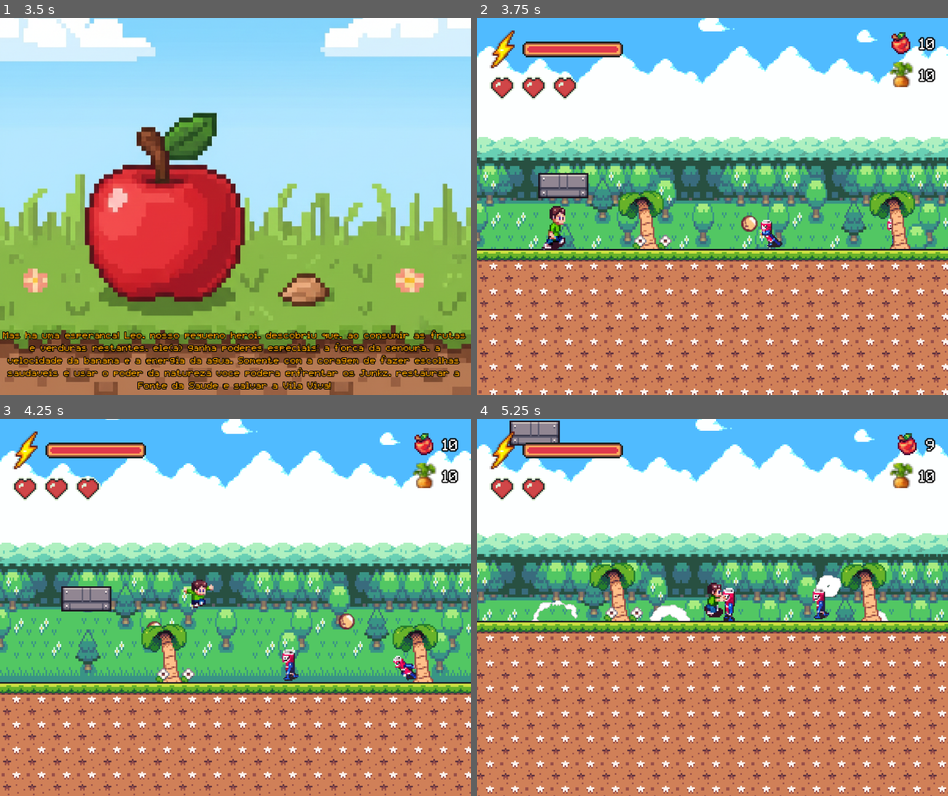
Above: before the commit, frames 1-4 (two rows, left to right).
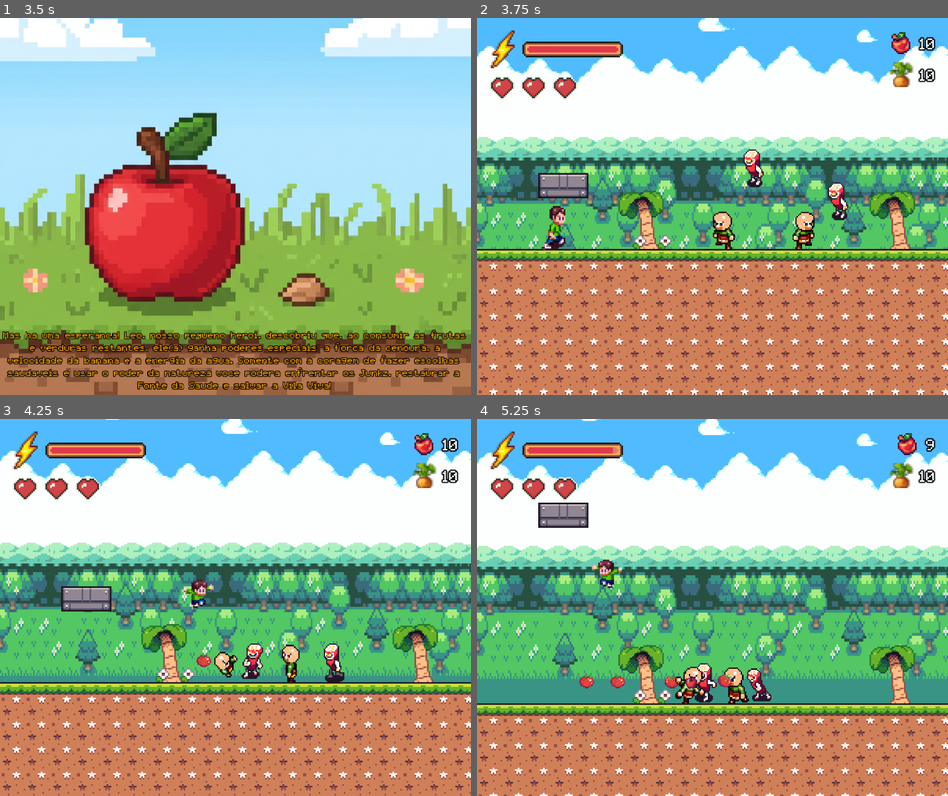
Above: after the commit, the same moments.

Repository: JoaoV4C/MissaoVidaSaudavel
Game: Godot game, scene res://scene/tilescreen.tscn
The game is run twice, just before and just after one commit, with the same random seed, the same clock (stepped at 60 frames per second) and the same inputs.
Inputs (mouse positions are in pixels of both pictures, inside the frame that each line leads up to):
- Up to frame 1 (3.5 s): click "START" at 0.5 s; tap Enter (ui_accept) at 1.25, 2, 2.75 s; move the mouse to (339, 187) at 1.27 s; hold S (duck) 1.28-2.03 s; hold D (right) 1.28-2.78 s; tap W (jump) at 1.52, 2.27 s; move the mouse to (141, 225) at 2.02 s; click (141, 225) at 2.1 s; move the mouse to (282, 123) at 2.77 s; hold A (left) from 2.78 s (still down); tap Q (switch_weapon) at 2.85 s
- Up to frame 2 (3.75 s): tap Enter (ui_accept) at 3.5 s; move the mouse to (688, 281) at 3.52 s; release A (left) at 3.53 s; hold D (right) from 3.53 s (still down); tap S (duck) at 3.6 s
- Up to frame 3 (4.25 s): keep holding D (right); tap W (jump) at 3.77 s
- Up to frame 4 (5.25 s): move the mouse to (853, 664) at 4.27 s; click (853, 664) at 4.35 s; tap W (jump) at 4.52 s; move the mouse to (571, 550) at 5.02 s; release D (right) at 5.03 s; hold A (left) from 5.03 s (still down); tap Q (switch_weapon) at 5.1 s

Frame 1 is identical in both runs. In frame 2, 1.7% of the frame differs, in the area x 50-89%, y 34-62%; in frame 3, 1.6%; in frame 4, 56%, in the area x 0-100%, y 0-100%.

Commit message:
feat: enemies drop itens

Diff:
--- /dev/null
+++ b/entities/apple_collectible.tscn
@@ -0,0 +1,24 @@
+[gd_scene load_steps=3 format=3 uid="uid://bqm8xj2k5nfpa"]
+
+[ext_resource type="Script" path="res://scripts/apple_collectible.gd" id="1_apple"]
+[ext_resource type="Texture2D" uid="uid://x0xywg1ijdvs" path="res://sprites/General Tiles/Fruit+.png" id="2_apple"]
+
+[sub_resource type="CircleShape2D" id="CircleShape2D_apple"]
+radius = 6.0
+
+[node name="AppleCollectible" type="Area2D"]
+collision_layer = 0
+collision_mask = 2
+script = ExtResource("1_apple")
+
+[node name="CollisionShape2D" type="CollisionShape2D" parent="."]
+shape = SubResource("CircleShape2D_apple")
+
+[node name="Sprite2D" type="Sprite2D" parent="."]
+scale = Vector2(0.5, 0.5)
+texture = ExtResource("2_apple")
+region_enabled = true
+region_rect = Rect2(0, 16, 16, 16)
+
+[connection signal="area_entered" from="." to="." method="_on_area_entered"]
+[connection signal="body_entered" from="." to="." method="_on_body_entered"]
--- /dev/null
+++ b/entities/carrot_collectible.tscn
@@ -0,0 +1,23 @@
+[gd_scene load_steps=4 format=3 uid="uid://cmucteyo38nep"]
+
+[ext_resource type="Script" uid="uid://oirrb78u84l1" path="res://scripts/carrot_collectible.gd" id="1_carrot"]
+[ext_resource type="Texture2D" uid="uid://bvnvktmhmfw" path="res://sprites/General Tiles/carrot.png" id="2_7ybrn"]
+
+[sub_resource type="CircleShape2D" id="CircleShape2D_carrot"]
+radius = 6.0
+
+[node name="CarrotCollectible" type="Area2D"]
+collision_layer = 0
+collision_mask = 2
+script = ExtResource("1_carrot")
+
+[node name="CollisionShape2D" type="CollisionShape2D" parent="."]
+shape = SubResource("CircleShape2D_carrot")
+
+[node name="Sprite2D" type="Sprite2D" parent="."]
+position = Vector2(-1, 0)
+scale = Vector2(0.53125, 0.53125)
+texture = ExtResource("2_7ybrn")
+
+[connection signal="area_entered" from="." to="." method="_on_area_entered"]
+[connection signal="body_entered" from="." to="." method="_on_body_entered"]
--- /dev/null
+++ b/entities/life_collectible.tscn
@@ -0,0 +1,23 @@
+[gd_scene load_steps=4 format=3 uid="uid://c4kqwj5xbfgxi"]
+
+[ext_resource type="Script" uid="uid://csksjhhwepua3" path="res://scripts/life_collectible.gd" id="1_cj8g3"]
+[ext_resource type="Texture2D" uid="uid://bul728afcma7d" path="res://sprites/Seasonal Tilesets/7 - Hud/hearts_hud.png" id="2_37avk"]
+
+[sub_resource type="CircleShape2D" id="CircleShape2D_apple"]
+radius = 6.0
+
+[node name="Lifeollectible" type="Area2D"]
+collision_layer = 0
+collision_mask = 2
+script = ExtResource("1_cj8g3")
+
+[node name="CollisionShape2D" type="CollisionShape2D" parent="."]
+shape = SubResource("CircleShape2D_apple")
+
+[node name="Sprite2D" type="Sprite2D" parent="."]
+position = Vector2(2.98023e-08, 2.98023e-08)
+scale = Vector2(0.6875, 0.6875)
+texture = ExtResource("2_37avk")
+
+[connection signal="area_entered" from="." to="." method="_on_area_entered"]
+[connection signal="body_entered" from="." to="." method="_on_body_entered"]
--- a/scene/tropic.tscn
+++ b/scene/tropic.tscn
@@ -11,7 +11,9 @@
 [ext_resource type="Texture2D" uid="uid://8clgcsqv5vkj" path="res://sprites/Seasonal Tilesets/1 - Grassland/Background parts/1 - Foreground_scenery.png" id="8_xflqb"]
 [ext_resource type="PackedScene" uid="uid://cdtr6sp6pckop" path="res://entities/camera.tscn" id="9_34ia6"]
 [ext_resource type="PackedScene" uid="uid://nm82sifvd23i" path="res://entities/level_end.tscn" id="10_d18o5"]
+[ext_resource type="PackedScene" uid="uid://bes2p46skt65p" path="res://entities/burger.tscn" id="11_t8vtq"]
 [ext_resource type="PackedScene" uid="uid://7dkaekrflgga" path="res://entities/moving_platform.tscn" id="14_xflqb"]
+[ext_resource type="PackedScene" uid="uid://le3qaug4duqu" path="res://entities/fries.tscn" id="14_xnncp"]
 [ext_resource type="Texture2D" uid="uid://bisx3qseefq0j" path="res://sprites/Seasonal Tilesets/7 - Hud/apple_hud.png" id="15_mjtd1"]
 [ext_resource type="Texture2D" uid="uid://2keardv4cidw" path="res://sprites/Seasonal Tilesets/7 - Hud/healthbarUnder.png" id="16_b78wb"]
 [ext_resource type="Texture2D" uid="uid://2ep5330sou7q" path="res://sprites/Seasonal Tilesets/7 - Hud/lightning.png" id="16_kajwn"]
@@ -19,7 +21,6 @@
 [ext_resource type="Texture2D" uid="uid://cqua7p3ba3sss" path="res://sprites/Seasonal Tilesets/7 - Hud/healthbarProgress.png" id="17_kajwn"]
 [ext_resource type="Texture2D" uid="uid://cbl0dfghm2m3t" path="res://sprites/Seasonal Tilesets/7 - Hud/carrot.png" id="18_3eg8f"]
 [ext_resource type="Texture2D" uid="uid://bul728afcma7d" path="res://sprites/Seasonal Tilesets/7 - Hud/hearts_hud.png" id="19_uehjn"]
-[ext_resource type="PackedScene" uid="uid://d1ml4tvjjx6bl" path="res://entities/sodaz.tscn" id="20_ovcmj"]
 [ext_resource type="Script" uid="uid://2wiujebc8t6s" path="res://scripts/ammo_display.gd" id="ammo_display_script"]
 [ext_resource type="Script" uid="uid://btbt1vv6as2jn" path="res://scripts/energy_bar.gd" id="energy_bar_script"]
 [ext_resource type="Script" uid="uid://dfkv1b2fk8lgc" path="res://scripts/hp_container.gd" id="hp_container_script"]
@@ -172,14 +173,14 @@
 [node name="Player" parent="." instance=ExtResource("1_bmxgx")]
 position = Vector2(43, 161)
 
-[node name="Sodaz" parent="." instance=ExtResource("20_ovcmj")]
-position = Vector2(355, 151)
-
-[node name="Sodaz2" parent="." instance=ExtResource("20_ovcmj")]
-position = Vector2(278, 156)
-
-[node name="Sodaz3" parent="." instance=ExtResource("20_ovcmj")]
-position = Vector2(189, 156)
+[node name="Burger" parent="." instance=ExtResource("11_t8vtq")]
+position = Vector2(207, 146)
+
+[node name="Fries" parent="." instance=ExtResource("14_xnncp")]
+position = Vector2(231, 124)
+
+[node name="Fries2" parent="." instance=ExtResource("14_xnncp")]
+position = Vector2(188, 103)
 
 [node name="LevelEnd" parent="." instance=ExtResource("10_d18o5")]
 position = Vector2(541, 139)
@@ -309,6 +310,9 @@
 script = ExtResource("ammo_display_script")
 ammo_type = "carrots"
 
+[node name="Burger2" parent="." instance=ExtResource("11_t8vtq")]
+position = Vector2(169, 146)
+
 [editable path="LevelEnd"]
 [editable path="MovingPlatform"]
 [editable path="MovingPlatform2"]
--- /dev/null
+++ b/scripts/apple_collectible.gd
@@ -0,0 +1,18 @@
+extends Area2D
+
+func _ready():
+	add_to_group("AppleCollectible")
+
+func _on_area_entered(area: Area2D) -> void:
+	var parent = area.get_parent()
+	if parent and parent.is_in_group("Player"):
+		collect(parent)
+
+func _on_body_entered(body: Node2D) -> void:
+	if body.is_in_group("Player"):
+		collect(body)
+
+func collect(_player):
+	Globals.apples += 1
+	print("[APPLE_COLLECTIBLE] Coletado! Maçãs: ", Globals.apples)
+	queue_free()
--- a/scripts/burger.gd
+++ b/scripts/burger.gd
@@ -7,6 +7,9 @@
 }
 
 const SPINNING_PROJECT = preload("res://entities/tomato.tscn")
+const APPLE_COLLECTIBLE = preload("res://entities/apple_collectible.tscn")
+const CARROT_COLLECTIBLE = preload("res://entities/carrot_collectible.tscn")
+const LIFE_COLLECTIBLE = preload("res://entities/life_collectible.tscn")
 
 @onready var anim: AnimatedSprite2D = $AnimatedSprite2D
 @onready var hitbox: Area2D = $Hitbox
@@ -137,12 +140,35 @@
 	print("[BURGER] Took ", damage, " damage. Health: ", health, "/", MAX_HEALTH)
 
 	if health <= 0:
+		drop_item()
 		go_to_hurt_state()
 	else:
 		# Piscar para indicar dano
 		modulate = Color(1, 0.5, 0.5)
 		await get_tree().create_timer(0.1).timeout
 		modulate = Color(1, 1, 1)
+
+func drop_item():
+	# 30% de chance de dropar vida
+	if randf() < 0.3:
+		var life = LIFE_COLLECTIBLE.instantiate()
+		get_parent().add_child(life)
+		life.global_position = global_position
+		print("[BURGER] Dropou vida na posição: ", global_position)
+		return
+
+	# 75% de chance de dropar apple ou carrot
+	if randf() < 0.75:
+		var item
+		if randf() < 0.5:
+			item = APPLE_COLLECTIBLE.instantiate()
+			print("[BURGER] Dropou apple na posição: ", global_position)
+		else:
+			item = CARROT_COLLECTIBLE.instantiate()
+			print("[BURGER] Dropou carrot na posição: ", global_position)
+
+		get_parent().add_child(item)
+		item.global_position = global_position
 
 func throw_tomato():
 	var new_tomato = SPINNING_PROJECT.instantiate()
--- /dev/null
+++ b/scripts/carrot_collectible.gd
@@ -0,0 +1,18 @@
+extends Area2D
+
+func _ready():
+	add_to_group("CarrotCollectible")
+
+func _on_area_entered(area: Area2D) -> void:
+	var parent = area.get_parent()
+	if parent and parent.is_in_group("Player"):
+		collect(parent)
+
+func _on_body_entered(body: Node2D) -> void:
+	if body.is_in_group("Player"):
+		collect(body)
+
+func collect(_player):
+	Globals.carrots += 1
+	print("[CARROT_COLLECTIBLE] Coletado! Cenouras: ", Globals.carrots)
+	queue_free()
--- a/scripts/carrot_projectile.gd
+++ b/scripts/carrot_projectile.gd
@@ -34,13 +34,21 @@
 	if area.is_in_group("Player") or (parent and parent.is_in_group("Player")):
 		return
 
-	# Se acertou um inimigo, causar dano e destruir
+	# Se acertou o hitbox de um inimigo, causar dano e destruir
 	if area.is_in_group("Enemies"):
 		has_hit = true
 		var enemy = area.get_parent()
 		if enemy and enemy.has_method("take_damage"):
 			enemy.take_damage(100)
 			print("[CARROT] Causou 100 de dano ao inimigo!")
+		queue_free()
+		return
+
+	# Verificar se o parent da area é um inimigo (alternativa)
+	if parent and parent.has_method("take_damage"):
+		has_hit = true
+		parent.take_damage(100)
+		print("[CARROT] Causou 100 de dano ao inimigo!")
 		queue_free()
 		return
 
--- a/scripts/fries.gd
+++ b/scripts/fries.gd
@@ -7,6 +7,9 @@
 }
 
 const SPINNING_PROJECT = preload("res://entities/tomato.tscn")
+const APPLE_COLLECTIBLE = preload("res://entities/apple_collectible.tscn")
+const CARROT_COLLECTIBLE = preload("res://entities/carrot_collectible.tscn")
+const LIFE_COLLECTIBLE = preload("res://entities/life_collectible.tscn")
 
 @onready var anim: AnimatedSprite2D = $AnimatedSprite2D
 @onready var hitbox: Area2D = $Hitbox
@@ -136,12 +139,35 @@
 	print("[FRIES] Took ", damage, " damage. Health: ", health, "/", MAX_HEALTH)
 
 	if health <= 0:
+		drop_item()
 		go_to_hurt_state()
 	else:
 		# Piscar para indicar dano
 		modulate = Color(1, 0.5, 0.5)
 		await get_tree().create_timer(0.1).timeout
 		modulate = Color(1, 1, 1)
+
+func drop_item():
+	# 30% de chance de dropar vida
+	if randf() < 0.3:
+		var life = LIFE_COLLECTIBLE.instantiate()
+		get_parent().add_child(life)
+		life.global_position = global_position
+		print("[FRIES] Dropou vida na posição: ", global_position)
+		return
+
+	# 75% de chance de dropar apple ou carrot
+	if randf() < 0.75:
+		var item
+		if randf() < 0.5:
+			item = APPLE_COLLECTIBLE.instantiate()
+			print("[FRIES] Dropou apple na posição: ", global_position)
+		else:
+			item = CARROT_COLLECTIBLE.instantiate()
+			print("[FRIES] Dropou carrot na posição: ", global_position)
+
+		get_parent().add_child(item)
+		item.global_position = global_position
 
 func throw_tomato():
 	var new_tomato = SPINNING_PROJECT.instantiate()
--- /dev/null
+++ b/scripts/life_collectible.gd
@@ -0,0 +1,21 @@
+extends Area2D
+
+func _ready():
+	add_to_group("LifeCollectible")
+
+func _on_area_entered(area: Area2D) -> void:
+	var parent = area.get_parent()
+	if parent and parent.is_in_group("Player"):
+		collect(parent)
+
+func _on_body_entered(body: Node2D) -> void:
+	if body.is_in_group("Player"):
+		collect(body)
+
+func collect(player):
+	if player.health < 3:
+		player.health += 1
+		print("[LIFE_COLLECTIBLE] Coletado! Health: ", player.health)
+		queue_free()
+	else:
+		print("[LIFE_COLLECTIBLE] Vida já está no máximo!")
--- a/scripts/sodaz.gd
+++ b/scripts/sodaz.gd
@@ -8,6 +8,7 @@
 
 const SODA_BUBBLE = preload("res://entities/soda_bubble.tscn")
 const WATER_BOTTLE = preload("res://entities/water_bottle.tscn")
+const LIFE_COLLECTIBLE = preload("res://entities/life_collectible.tscn")
 
 @onready var anim: AnimatedSprite2D = $AnimatedSprite2D
 @onready var hitbox: Area2D = $Hitbox
@@ -146,6 +147,14 @@
 		modulate = Color(1, 1, 1)
 
 func drop_water_bottle():
+	# 30% de chance de dropar vida
+	if randf() < 0.3:
+		var life = LIFE_COLLECTIBLE.instantiate()
+		get_parent().add_child(life)
+		life.global_position = global_position
+		print("[SODAZ] Dropou vida na posição: ", global_position)
+		return
+
 	# 40% de chance de dropar water bottle
 	if randf() < 0.4:
 		var bottle = WATER_BOTTLE.instantiate()
Not shown: 1 places in scene/tropic.tscn that only renumber resources
Not shown, added: scripts/apple_collectible.gd.uid
Not shown, added: scripts/carrot_collectible.gd.uid
Not shown, added: scripts/life_collectible.gd.uid
